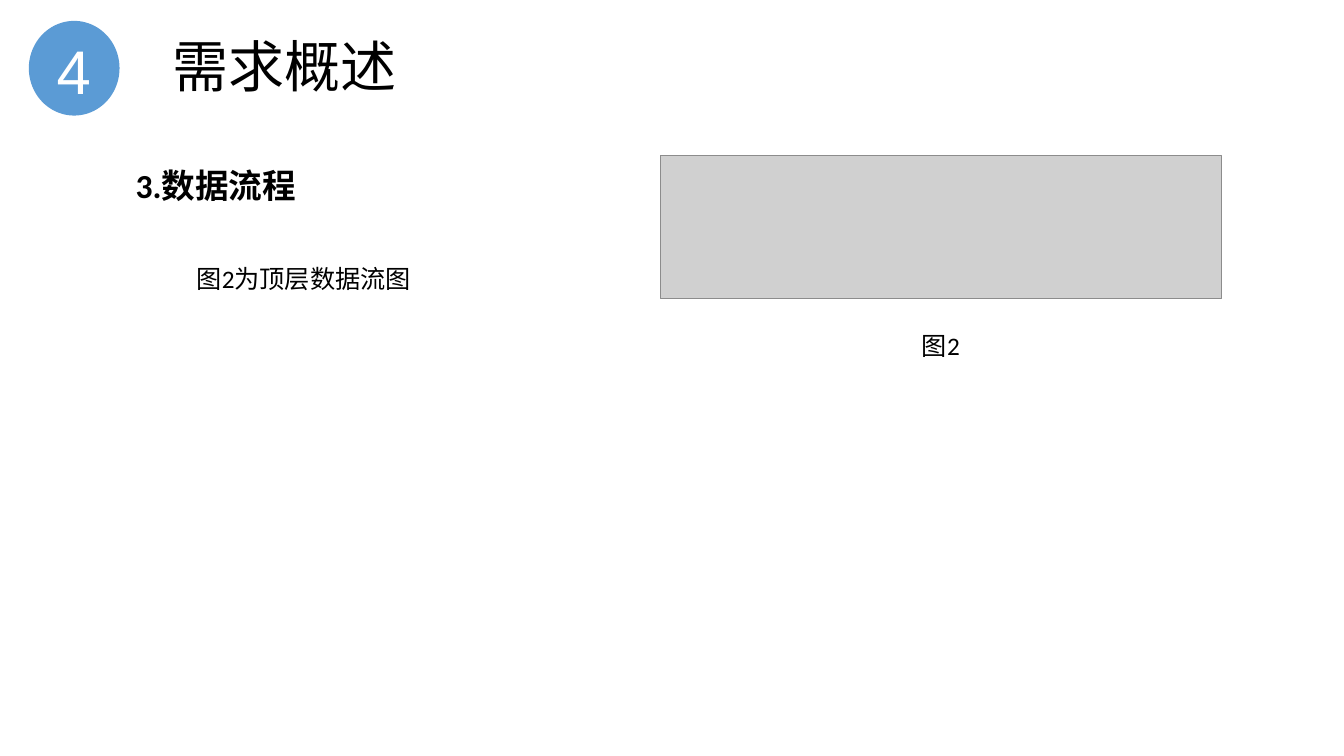
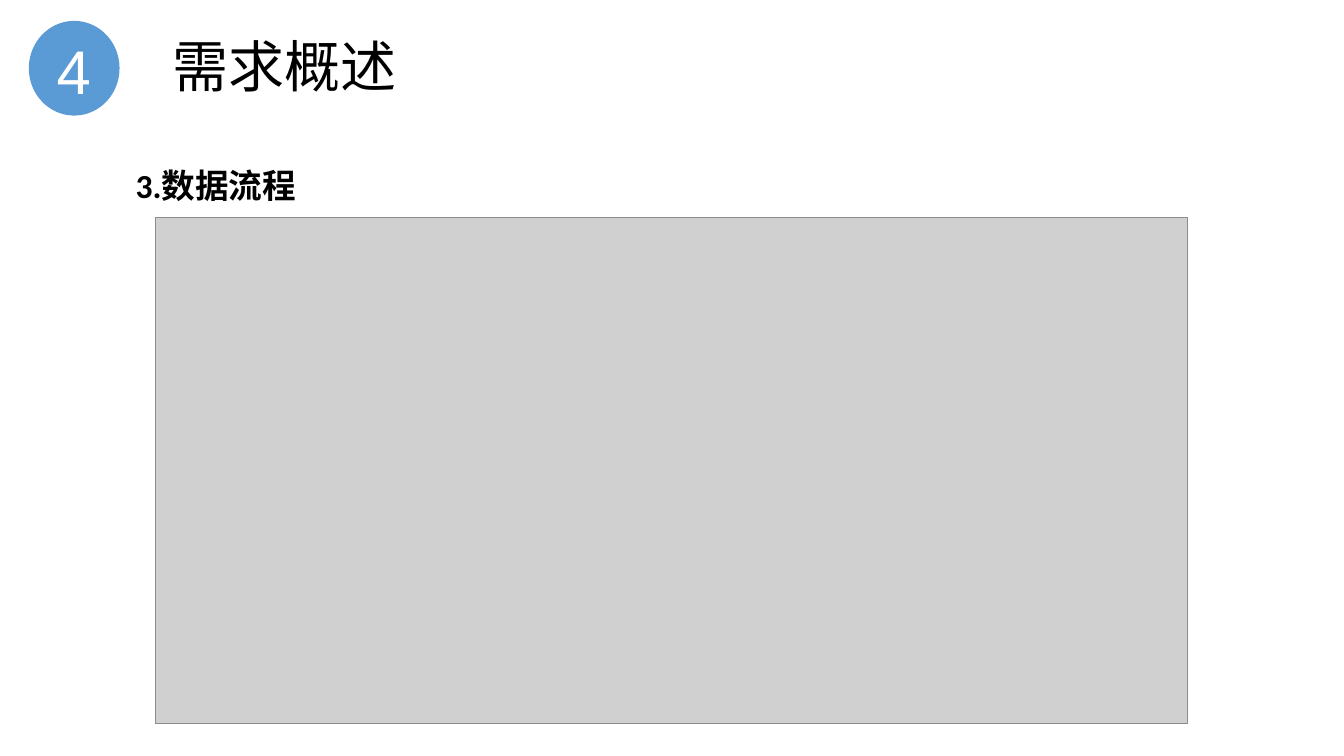
Before and after one commit to Cozymyz/SE2020-CityNorthBook, a slide deck: slide 11 of 开发文档/需求分析(SRS)/SE2020-G10-需求分析0.0.1.pptx. Drawn at 1344x756 pixels with LibreOffice and Linux fonts; fonts in the diff are those of the drawing; grey boxes stand for pictures; background and template pictures are left out. Boxes give left, top, right and bottom in pixels: in the first picture for what was removed or moved away, otherwise in the second. Text is boxed around its words. In the diff, an @@ line names an element or a change of style, - is before the commit and + after.

```diff
--- a/开发文档/需求分析(SRS)/SE2020-G10-需求分析0.0.1.pptx
+++ b/开发文档/需求分析(SRS)/SE2020-G10-需求分析0.0.1.pptx
@@ picture removed at [660,155,1222,298] @@
@@ picture added at [156,218,1189,724] @@
@@ text removed at [197,266,411,290] @@
-图2为顶层数据流图
@@ text removed at [922,335,960,357] @@
-图2
```
Also in this commit, not shown: 9 other slides changed, 18 other files.
